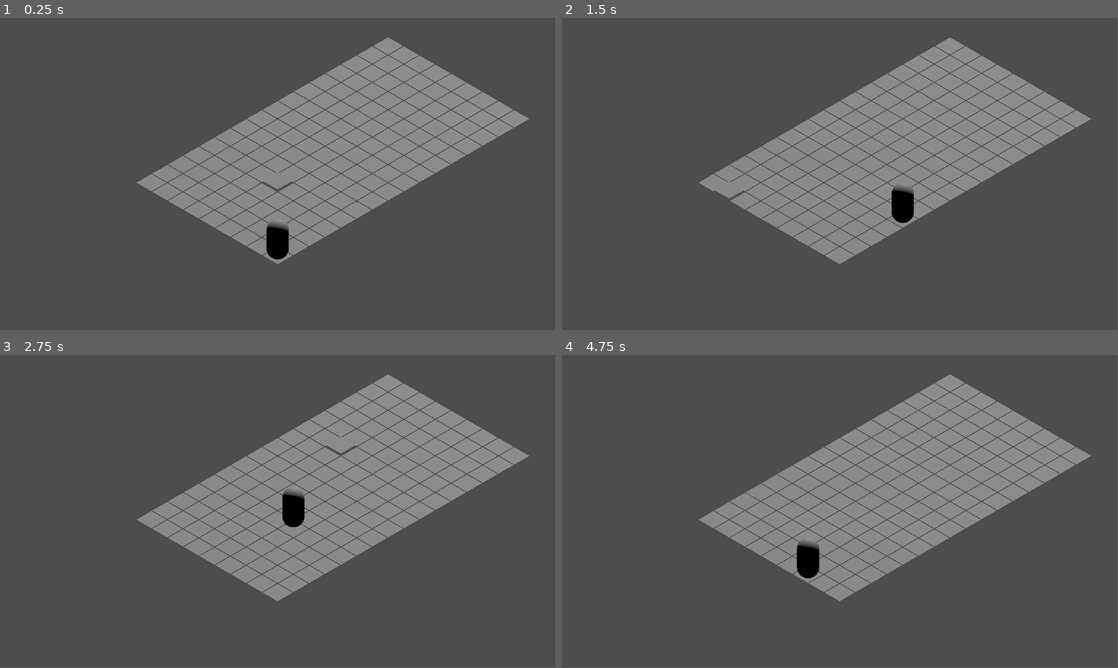
Above: before the commit, frames 1-4 (two rows, left to right).
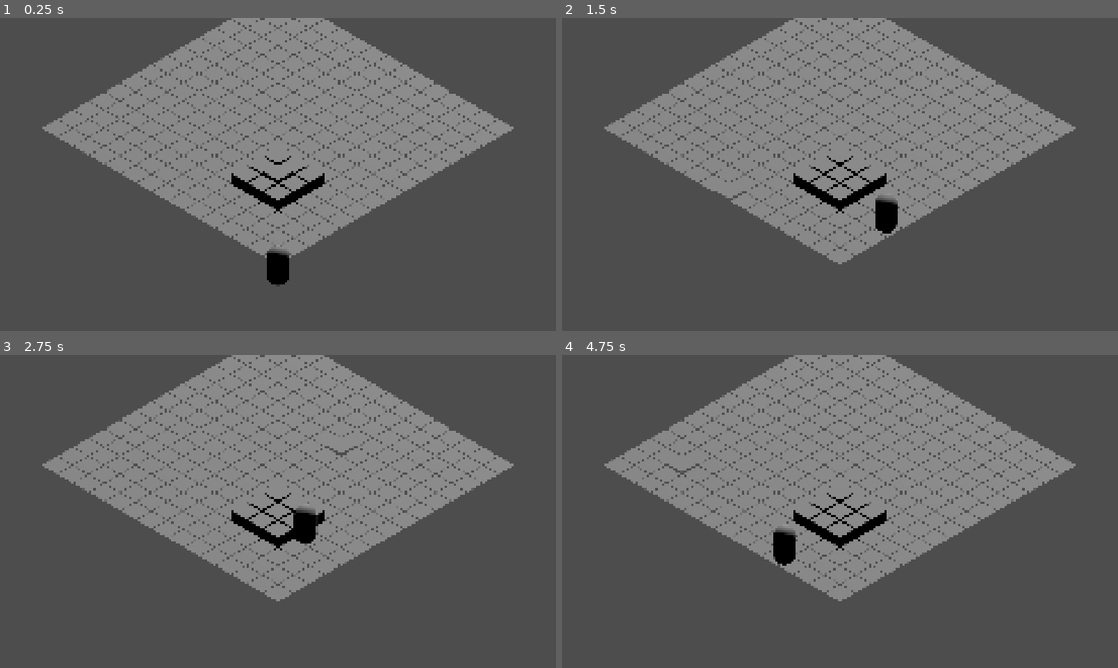
Above: after the commit, the same moments.

Repository: Onni345/Epoch
Game: Godot game, scene res://src/scenes/main.tscn
Two runs of this game, one before a commit and one after it. Both use one fixed random seed, a clock stepped at 60 frames per second and the inputs below.
Inputs (mouse positions are in pixels of both pictures, inside the frame that each line leads up to):
- Up to frame 1 (0.25 s): no input
- Up to frame 2 (1.5 s): tap Enter (ui_accept) at 0.5, 0.77 s; move the mouse to (962, 158) at 0.52 s; hold Right (ui_right) 0.53-1.28 s; click (962, 158) at 0.67 s; move the mouse to (728, 190) at 1.27 s; hold Down (ui_down) from 1.28 s (still down); click (728, 190) at 1.42 s
- Up to frame 3 (2.75 s): tap Enter (ui_accept) at 1.52 s; move the mouse to (333, 442) at 2.02 s; release Down (ui_down) at 2.03 s; hold Right (ui_right) from 2.03 s (still down); click (333, 442) at 2.17 s
- Up to frame 4 (4.75 s): move the mouse to (812, 574) at 2.77 s; release Right (ui_right) at 2.78 s; hold Up (ui_up) 2.78-3.53 s; click (812, 574) at 2.92 s; tap Enter (ui_accept) at 3.02, 3.77, 4.52 s; move the mouse to (1006, 558) at 3.52 s; hold Left (ui_left) from 3.53 s (still down); click (1006, 558) at 3.67 s; move the mouse to (673, 464) at 4.27 s; click (673, 464) at 4.42 s
In our replay, the window is 799x449 before the commit and 800x450 after it. These sizes can differ from the game's own. Grey fills any space a smaller window leaves; there, only what the larger window draws over its background counts as a difference.

The runs differ from the first frame. In frame 1, 18% of the frame differs, in the area x 7-96%, y 0-86%; in frame 2, 18%; in frame 3, 18%; in frame 4, 18%, in the area x 7-96%, y 0-79%.

Commit message:
non-walkable tiles + scalable mesh loading for countertops etc.

Diff:
--- a/project.godot
+++ b/project.godot
@@ -14,6 +14,12 @@
 run/main_scene="uid://dt7w6dhi0om7h"
 config/features=PackedStringArray("4.6", "Forward Plus")
 
+[display]
+
+window/size/viewport_width=2560
+window/size/viewport_height=1440
+window/stretch/mode="canvas_items"
+
 [physics]
 
 3d/physics_engine="Jolt Physics"
--- /dev/null
+++ b/src/entities/chef/chef.tscn
@@ -0,0 +1,16 @@
+[gd_scene format=3 uid="uid://bemhhdys86xfy"]
+
+[ext_resource type="Script" uid="uid://btcmc2hh2qnwe" path="res://src/entities/chef/chef.gd" id="1_hx4xs"]
+
+[sub_resource type="CapsuleShape3D" id="CapsuleShape3D_1fxj6"]
+
+[sub_resource type="CapsuleMesh" id="CapsuleMesh_kkvs4"]
+
+[node name="Chef" type="CharacterBody3D" unique_id=393815507]
+script = ExtResource("1_hx4xs")
+
+[node name="CollisionShape3D" type="CollisionShape3D" parent="." unique_id=1441985242]
+shape = SubResource("CapsuleShape3D_1fxj6")
+
+[node name="MeshInstance3D" type="MeshInstance3D" parent="." unique_id=1462057107]
+mesh = SubResource("CapsuleMesh_kkvs4")
--- a/src/scenes/floor_tile.gd
+++ /dev/null
@@ -1,17 +0,0 @@
-extends Node3D
-@onready var tile_mesh: MeshInstance3D = $"MeshInstance3D"
-
-# Called when the node enters the scene tree for the first time.
-func _ready() -> void:
-	pass # Replace with function body.
-
-
-# Called every frame. 'delta' is the elapsed time since the previous frame.
-func _process(delta: float) -> void:
-	pass
-
-func set_hover_state(is_hovered: bool) -> void:
-	if is_hovered:
-		tile_mesh.position.y = 0.1
-	else:
-		tile_mesh.position.y = 0.0
--- a/src/scenes/grid_manager.gd
+++ b/src/scenes/grid_manager.gd
@@ -1,23 +1,19 @@
 extends Node3D
 
-@export var tile_scene: PackedScene = preload("res://src/scenes/floor_tile.tscn")
-@export var grid_size: Vector2i = Vector2i(9, 16)
+signal grid_generation_completed
+
+@export var tile_master_scene: PackedScene = preload("res://src/scenes/interactables/tile.tscn")
+@export var grid_size: Vector2i = Vector2i(15, 15)
 @export var cell_size: float = 1.0
 
 var tile_registry: Dictionary = {}
 
 func _ready() -> void:
-	generate_grid_visuals()
-
-# Called every frame. 'delta' is the elapsed time since the previous frame.
-func _process(delta: float) -> void:
-	pass
+	initialize_and_generate_grid()
 
 func world_to_grid(world_pos: Vector3) -> Vector2i:
-
 	var x = floor(world_pos.x / cell_size)
 	var z = floor(world_pos.z / cell_size)
-
 	return Vector2i(x, z)
 
 func grid_to_world(coords: Vector2i) -> Vector3:
@@ -28,28 +24,29 @@
 func grid_to_world_PLAYER(coords: Vector2i) -> Vector3:
 	var world_x = coords.x * cell_size + (cell_size / 2.0)
 	var world_z = coords.y * cell_size + (cell_size / 2.0)
-
-	# keep the player above tiles
 	return Vector3(world_x, 0.9, world_z)
 
-func generate_grid_visuals() -> void:
+func initialize_and_generate_grid() -> void:
 	for x in grid_size.x:
 		for z in grid_size.y:
-			# Instantiate a visual tile
-			var tile = tile_scene.instantiate() as Node3D
-			add_child(tile)
+			var coord = Vector2i(x, z)
+			var new_tile = tile_master_scene.instantiate() as Tile
 
-			# map the x,z pos to this tile obj
-			tile_registry[Vector2i(x, z)] = tile
+			if x >= 3 and x <= 5 and z >= 3 and z <= 5:
+				new_tile.current_type = Tile.TileType.COUNTERTOP
+			else:
+				new_tile.current_type = Tile.TileType.FLOOR
 
-			# Calculate the center position of the cell
-			# Adding half the cell size centers the model inside the mathematical grid square
 			var world_x = x * cell_size + (cell_size / 2.0)
 			var world_z = z * cell_size + (cell_size / 2.0)
+			new_tile.transform.origin = Vector3(world_x, 0, world_z)
 
-			tile.transform.origin = Vector3(world_x, 0, world_z)
+			tile_registry[coord] = new_tile
+			add_child(new_tile)
 
-func get_tile_at(coords: Vector2i) -> Node3D:
+	grid_generation_completed.emit()
+
+func get_tile_at(coords: Vector2i) -> Tile:
 	if tile_registry.has(coords):
-		return tile_registry[coords]
+		return tile_registry[coords] as Tile
 	return null
--- a/src/scenes/input_manager.gd
+++ b/src/scenes/input_manager.gd
@@ -7,9 +7,8 @@
 
 var last_hovered_coord: Vector2i = Vector2i(-999, -999)
 
-# Called when the node enters the scene tree for the first time.
 func _ready() -> void:
-	pass # Replace with function body.
+	pass
 
 func _input(event):
 	if event is InputEventMouseButton:
@@ -18,6 +17,14 @@
 			var chef_pos_2D = grid_manager.world_to_grid(chef.position)
 
 			if (requested_grid_coord != chef_pos_2D) and requested_grid_coord != Vector2i(-1, -1):
+				var requested_tile: Tile = grid_manager.get_tile_at(requested_grid_coord)
+
+				if requested_tile != null and not requested_tile.is_walkable:
+					requested_grid_coord = bfs(requested_grid_coord, chef_pos_2D)
+
+				if requested_grid_coord == Vector2i(-1, -1):
+					return
+
 				var grid_path = nav_manager.get_navigation_path(chef_pos_2D, requested_grid_coord)
 
 				var world_waypoints: Array[Vector3] = []
@@ -28,7 +35,6 @@
 				if not world_waypoints.is_empty():
 					chef.move(world_waypoints)
 
-# Called every frame. 'delta' is the elapsed time since the previous frame.
 func _process(delta: float) -> void:
 	var current_grid_coord = get_mouse_grid_position()
 	if (current_grid_coord != last_hovered_coord):
@@ -40,10 +46,6 @@
 		if new_tile != null:
 			new_tile.set_hover_state(true)
 		last_hovered_coord = current_grid_coord
-
-	# print("Hovering over: ", current_grid_coord)
-
-	pass
 
 func get_mouse_grid_position() -> Vector2i:
 	var mouse_pos = get_viewport().get_mouse_position()
@@ -57,3 +59,54 @@
 		return grid_manager.world_to_grid(intersection_point)
 
 	return Vector2i(-1, -1)
+
+func bfs(start_coord: Vector2i, chef_coord: Vector2i) -> Vector2i:
+	var visited: Dictionary = {}
+	var q: Array[Vector2i] = []
+
+	q.push_back(start_coord)
+	visited[start_coord] = true
+
+	var directions: Array[Vector2i] = [
+		Vector2i(1, 0),
+		Vector2i(-1, 0),
+		Vector2i(0, 1),
+		Vector2i(0, -1)
+	]
+
+	while not q.is_empty():
+		var current_layer_size = q.size()
+		var walkable_candidates: Array[Vector2i] = []
+
+		for i in range(current_layer_size):
+			var popped_tile_coords: Vector2i = q.pop_front()
+
+			var tile = grid_manager.get_tile_at(popped_tile_coords)
+			if tile != null and tile.is_walkable:
+				walkable_candidates.append(popped_tile_coords)
+				continue
+
+			for dir in directions:
+				var neighbor = popped_tile_coords + dir
+
+				if neighbor.x < 0 or neighbor.x >= grid_manager.grid_size.x:
+					continue
+				if neighbor.y < 0 or neighbor.y >= grid_manager.grid_size.y:
+					continue
+
+				if not visited.has(neighbor):
+					visited[neighbor] = true
+					q.push_back(neighbor)
+
+		if not walkable_candidates.is_empty():
+			var closest_coord = walkable_candidates[0]
+			var min_distance = chef_coord.distance_to(closest_coord)
+
+			for candidate in walkable_candidates:
+				var dist = chef_coord.distance_to(candidate)
+				if dist < min_distance:
+					min_distance = dist
+					closest_coord = candidate
+			return closest_coord
+
+	return Vector2i(-1, -1)
--- /dev/null
+++ b/src/scenes/interactables/countertop.tscn
@@ -0,0 +1,9 @@
+[gd_scene format=3 uid="uid://babssx1bd1887"]
+
+[sub_resource type="BoxMesh" id="BoxMesh_o4fvr"]
+size = Vector3(0.9, 1, 0.9)
+
+[node name="Countertop" type="Node3D" unique_id=1548008522]
+
+[node name="MeshInstance3D" type="MeshInstance3D" parent="." unique_id=303641430]
+mesh = SubResource("BoxMesh_o4fvr")
--- a/src/scenes/floor_tile.tscn
+++ b/src/scenes/interactables/floor_tile.tscn
@@ -1,12 +1,12 @@
 [gd_scene format=3 uid="uid://bbkqbnxelxmrv"]
 
-[ext_resource type="Script" uid="uid://cm2fhjg7hdyrr" path="res://src/scenes/floor_tile.gd" id="1_fku4r"]
+[ext_resource type="Script" uid="uid://cm2fhjg7hdyrr" path="res://src/scenes/tile.gd" id="1_vu8gl"]
 
 [sub_resource type="PlaneMesh" id="PlaneMesh_qwxwg"]
 size = Vector2(0.95, 0.95)
 
 [node name="FloorTile" type="Node3D" unique_id=789745288]
-script = ExtResource("1_fku4r")
+script = ExtResource("1_vu8gl")
 
 [node name="MeshInstance3D" type="MeshInstance3D" parent="." unique_id=1999656989]
 mesh = SubResource("PlaneMesh_qwxwg")
--- /dev/null
+++ b/src/scenes/interactables/tile.gd
@@ -0,0 +1,33 @@
+extends Node3D
+class_name Tile
+
+enum TileType { FLOOR, COUNTERTOP }
+
+@export var current_type: TileType = TileType.FLOOR
+@export var is_walkable: bool = true
+var visual_instance: Node3D = null
+
+const FLOOR_MESH = preload("res://src/scenes/interactables/floor_tile.tscn")
+const COUNTER_MESH = preload("res://src/scenes/interactables/countertop.tscn")
+
+func _ready() -> void:
+	if current_type == TileType.COUNTERTOP:
+		is_walkable = false
+	setup_visuals()
+
+func setup_visuals() -> void:
+	if current_type == TileType.COUNTERTOP:
+		visual_instance = COUNTER_MESH.instantiate()
+	elif current_type == TileType.FLOOR:
+		visual_instance = FLOOR_MESH.instantiate()
+
+	add_child(visual_instance)
+
+func set_hover_state(is_hovered: bool) -> void:
+	if visual_instance == null:
+		return
+
+	if is_hovered:
+		visual_instance.position.y = 0.1
+	else:
+		visual_instance.position.y = 0.0
--- /dev/null
+++ b/src/scenes/interactables/tile.tscn
@@ -0,0 +1,7 @@
+[gd_scene format=3 uid="uid://bxa1m5c25vae6"]
+
+[ext_resource type="Script" uid="uid://b5aiv1kucji1w" path="res://src/scenes/interactables/tile.gd" id="1_ju1pr"]
+
+[node name="Tile" type="Node3D" unique_id=1226597354]
+script = ExtResource("1_ju1pr")
+metadata/_custom_type_script = "uid://b5aiv1kucji1w"
--- a/src/scenes/main.tscn
+++ b/src/scenes/main.tscn
@@ -3,11 +3,7 @@
 [ext_resource type="Script" uid="uid://8si6vgqc5bxo" path="res://src/scenes/grid_manager.gd" id="1_kkvs4"]
 [ext_resource type="Script" uid="uid://cevj46exbpm6n" path="res://src/scenes/nav_manager.gd" id="2_32aa5"]
 [ext_resource type="Script" uid="uid://2gko715kaj8t" path="res://src/scenes/input_manager.gd" id="2_rr2wm"]
-[ext_resource type="Script" uid="uid://btcmc2hh2qnwe" path="res://src/scenes/chef.gd" id="3_5dlwx"]
-
-[sub_resource type="CapsuleShape3D" id="CapsuleShape3D_1fxj6"]
-
-[sub_resource type="CapsuleMesh" id="CapsuleMesh_kkvs4"]
+[ext_resource type="PackedScene" uid="uid://bemhhdys86xfy" path="res://src/entities/chef/chef.tscn" id="4_5dlwx"]
 
 [node name="Main" type="Node3D" unique_id=12805535]
 
@@ -38,18 +34,10 @@
 visible = false
 script = ExtResource("2_32aa5")
 
-[node name="Chef" type="CharacterBody3D" parent="SubViewportContainer/SubViewport/GameWorld" unique_id=1484522133]
-transform = Transform3D(1, 0, 0, 0, 1, 0, 0, 0, 1, 0.5, 0.9, 0.5)
-script = ExtResource("3_5dlwx")
-
-[node name="CollisionShape3D" type="CollisionShape3D" parent="SubViewportContainer/SubViewport/GameWorld/Chef" unique_id=1008707742]
-shape = SubResource("CapsuleShape3D_1fxj6")
-
-[node name="MeshInstance3D" type="MeshInstance3D" parent="SubViewportContainer/SubViewport/GameWorld/Chef" unique_id=1819937307]
-mesh = SubResource("CapsuleMesh_kkvs4")
-
 [node name="DirectionalLight3D" type="DirectionalLight3D" parent="SubViewportContainer/SubViewport/GameWorld" unique_id=495149145]
 transform = Transform3D(0.8660254, -0.35355338, 0.35355338, 0, 0.70710677, 0.70710677, -0.5, -0.6123724, 0.6123724, 1.5415446, 5, 2.357998)
 
 [node name="InputManager" type="Node3D" parent="SubViewportContainer/SubViewport/GameWorld" unique_id=1465573164]
 script = ExtResource("2_rr2wm")
+
+[node name="Chef" parent="SubViewportContainer/SubViewport/GameWorld" unique_id=393815507 instance=ExtResource("4_5dlwx")]
--- a/src/scenes/nav_manager.gd
+++ b/src/scenes/nav_manager.gd
@@ -1,20 +1,31 @@
 extends Node3D
 
 @onready var astar_grid = AStarGrid2D.new()
+@onready var grid_manager = $"../GridManager"
 
-# Called when the node enters the scene tree for the first time.
 func _ready() -> void:
-	astar_grid.region = Rect2i(0, 0, 9, 16)
+	var max_size = grid_manager.grid_size
+	astar_grid.region = Rect2i(0, 0, max_size.x, max_size.y)
 	astar_grid.cell_size = Vector2i(1, 1)
 	astar_grid.diagonal_mode = AStarGrid2D.DIAGONAL_MODE_ONLY_IF_NO_OBSTACLES
 	astar_grid.update()
 
-# Called every frame. 'delta' is the elapsed time since the previous frame.
-func _process(delta: float) -> void:
-	pass
+	if grid_manager.tile_registry.is_empty():
+		grid_manager.grid_generation_completed.connect(synchronize_navigation_obstacles)
+	else:
+		synchronize_navigation_obstacles()
+
+func synchronize_navigation_obstacles() -> void:
+	for coord in grid_manager.tile_registry:
+		var tile_node = grid_manager.tile_registry[coord]
+		if tile_node != null:
+			astar_grid.set_point_solid(coord, not tile_node.is_walkable)
+
+	astar_grid.update()
 
 func get_navigation_path(start: Vector2i, end: Vector2i) -> Array[Vector2i]:
-	# bounds check
 	if astar_grid.is_in_bounds(start.x, start.y) and astar_grid.is_in_bounds(end.x, end.y):
+		if astar_grid.is_point_solid(end):
+			return []
 		return astar_grid.get_id_path(start, end)
 	return []
Renamed: src/scenes/chef.gd -> src/entities/chef/chef.gd
Renamed: src/scenes/chef.gd.uid -> src/entities/chef/chef.gd.uid
Not shown, removed: src/scenes/floor_tile.gd.uid
Not shown, added: src/scenes/interactables/tile.gd.uid
